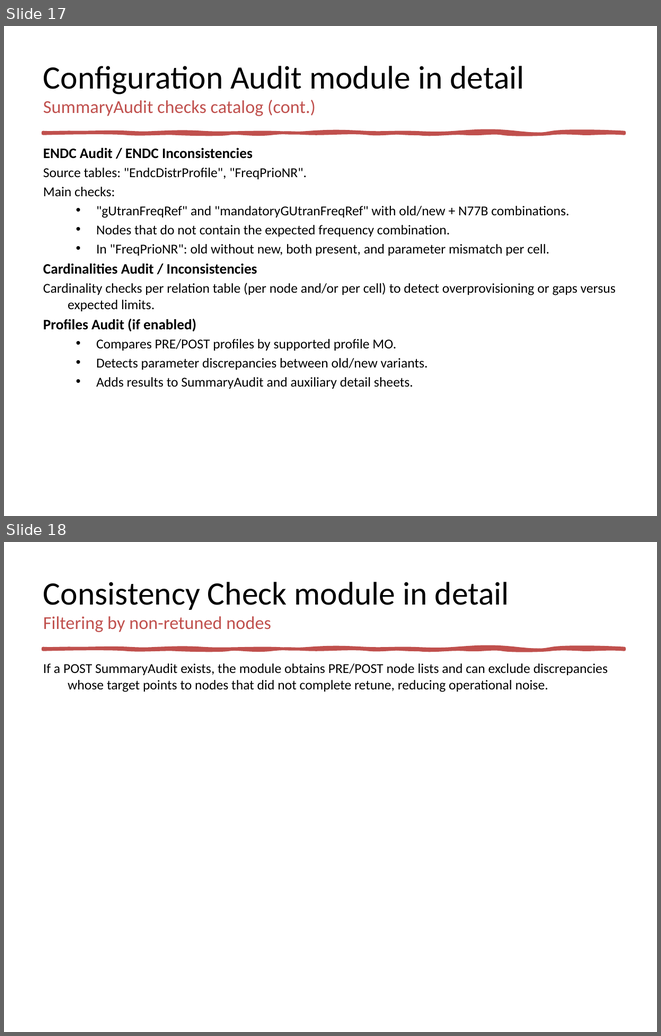
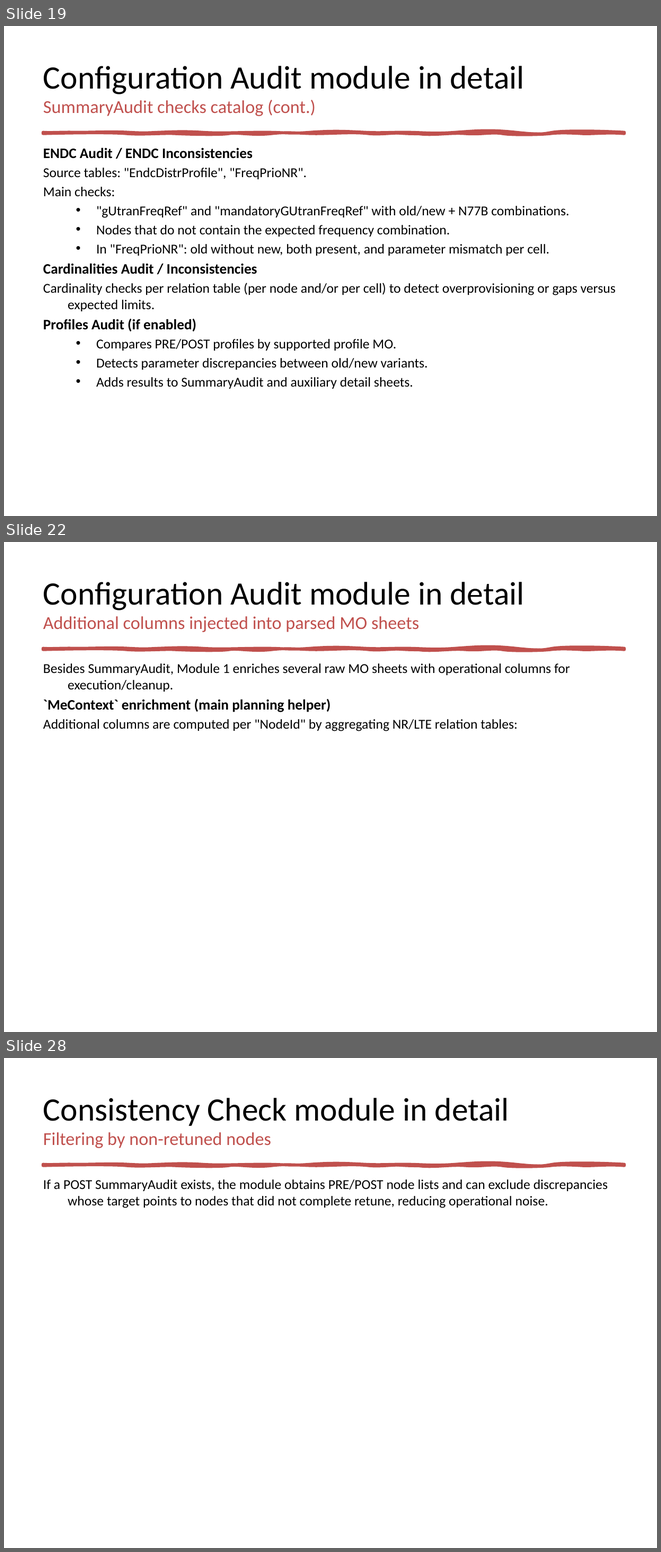
Before and after one commit to jaimetur/SSB_RetuningAutomations, a slide deck: help/User-Guide-SSB-Retuning-Automations-v0.7.3.pptx. Shown one above the other, each under a label of ours: slides 17 and 18 before the commit, slides 19, 22 and 28 after it; the slides between them are not shown. The pictures are 661x1036 and 661x1552 pixels, drawn with LibreOffice and Linux fonts; fonts in the diff are those of the drawing. Boxes give left, top, right and bottom in pixels: in the first picture for what was removed or moved away, otherwise in the second. Text is boxed around its words. In the diff, an @@ line names an element or a change of style, - is before the commit and + after.

```diff
--- a/help/User-Guide-SSB-Retuning-Automations-v0.7.3.pptx
+++ b/help/User-Guide-SSB-Retuning-Automations-v0.7.3.pptx
@@ slide 22 added at [4, 542, 657, 1032], background #FFFFFF; not listed: 1 template element that a slide beside it also shows @@
@@ title added at [43, 582, 524, 632], 20 pt, text #C0504D @@
+Configuration Audit module in detail
+Additional columns injected into parsed MO sheets
@@ text added at [43, 663, 570, 731], 15 pt, text #000000 @@
+Besides SummaryAudit, Module 1 enriches several raw MO sheets with operational columns for execution/cleanup.
+`MeContext` enrichment (main planning helper)
+Additional columns are computed per "NodeId" by aggregating NR/LTE relation tables:
@@ what was slide 17 is now slide 19 @@
@@ what was slide 18 is now slide 28 @@
```
Also in this commit, not shown: 1 slide changed, 10 other slides added, 3 other files.
